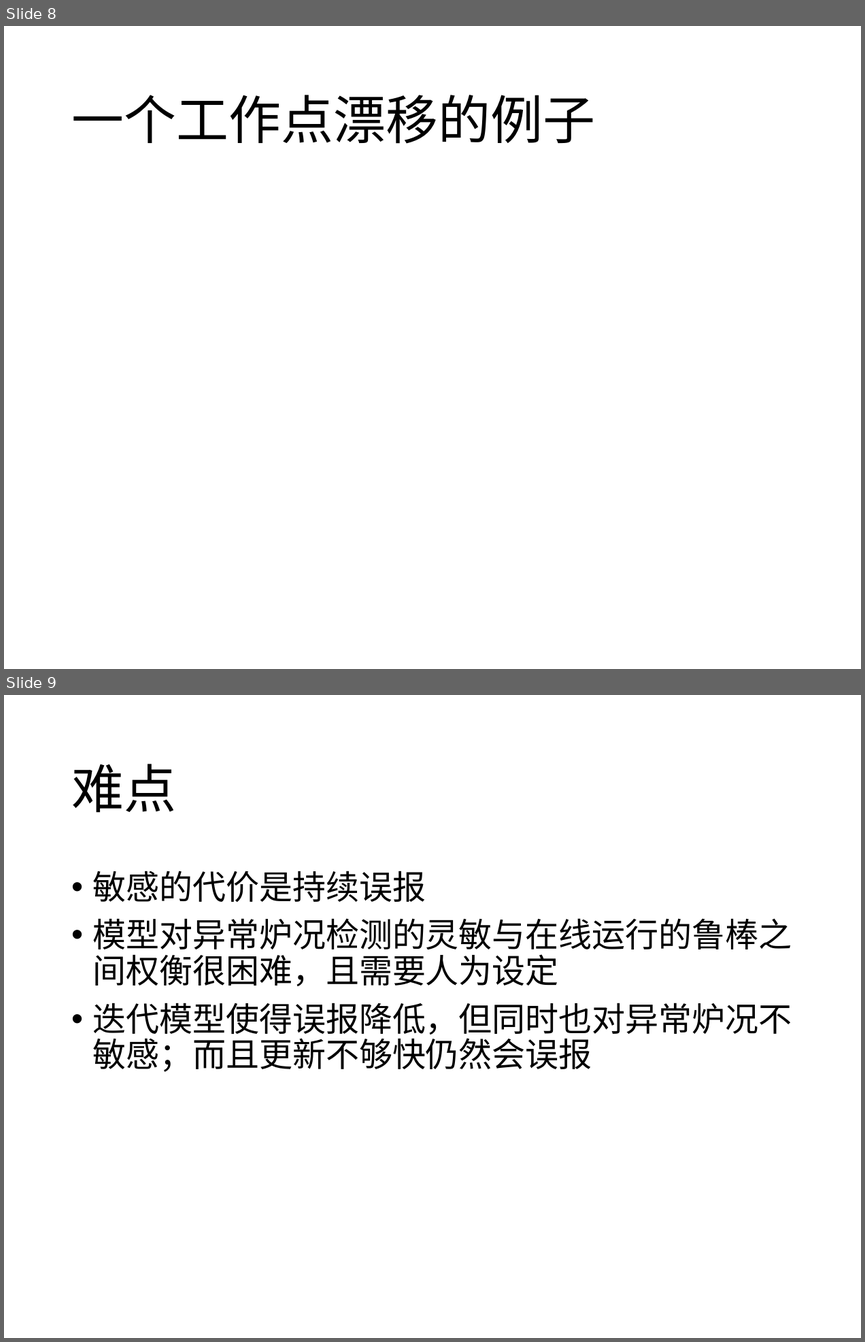
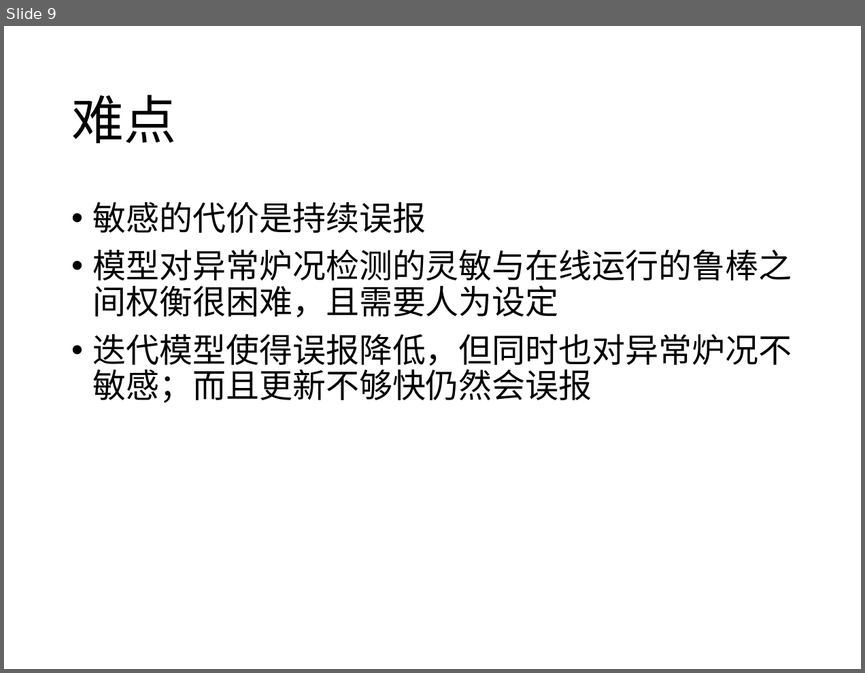
Before and after one commit to prm10/paper, a slide deck: presentation/msi.pptx. Shown one above the other, each under a label of ours: slides 8 and 9 before the commit, slide 9 after it. The pictures are 865x1342 and 865x673 pixels, drawn with LibreOffice and Linux fonts; fonts in the diff are those of the drawing. Boxes give left, top, right and bottom in pixels: in the first picture for what was removed or moved away, otherwise in the second. Text is boxed around its words. In the diff, an @@ line names an element or a change of style, - is before the commit and + after.

```diff
--- a/presentation/msi.pptx
+++ b/presentation/msi.pptx
@@ slide 8 removed at <box>4,26,861,669</box>, background #FFFFFF @@
@@ title removed at <box>71,95,595,144</box> @@
-一个工作点漂移的例子
```
Also in this commit, not shown: 4 slides changed, 6 slides added, 1 other slide removed, 1 other file.
